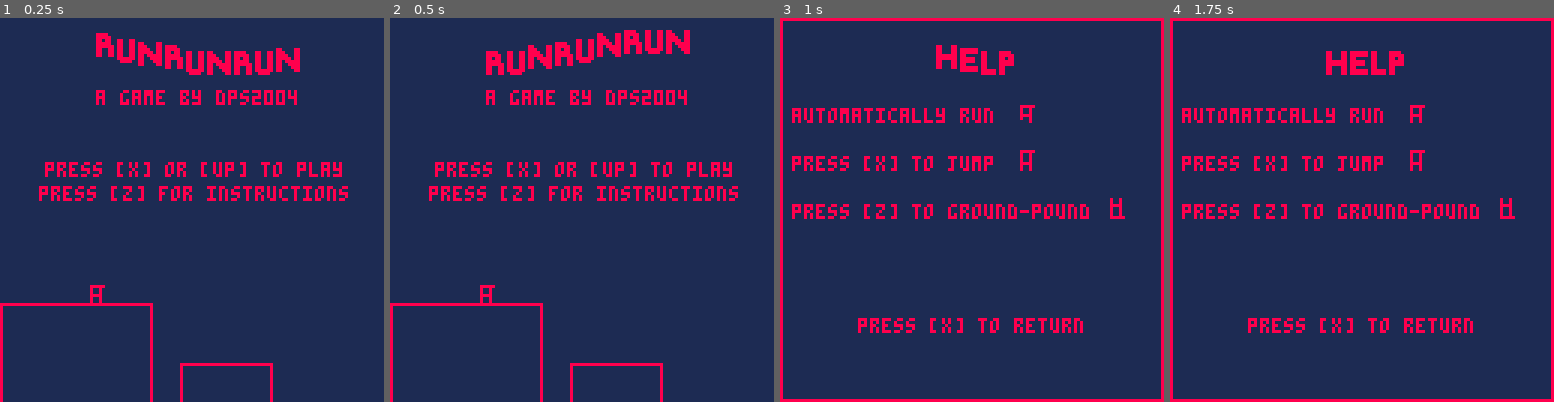
Above: before the commit, frames 1-4 (left to right).
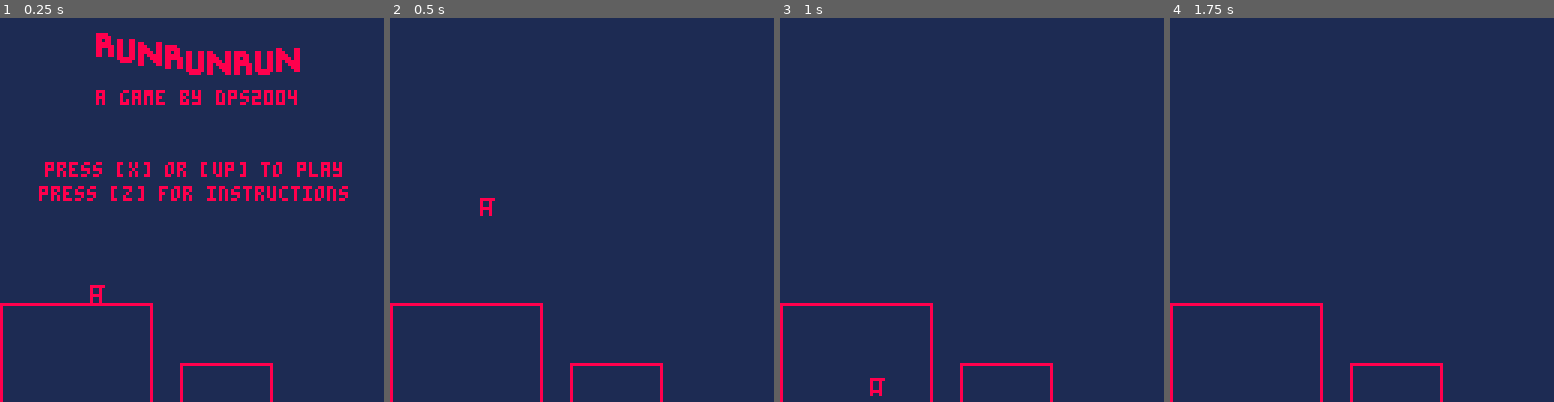
Above: after the commit, the same moments.

Repository: DPS2004/RUNRUNRUN
Game: PICO-8 cartridge runrunrun.p8
Two runs of this game, one before a commit and one after it. Both use one fixed random seed, a clock stepped at 60 frames per second and the inputs below.
Inputs:
- Up to frame 1 (0.25 s): no input
- Up to frame 2 (0.5 s): tap X (X key) at 0.33 s
- Up to frame 3 (1 s): tap O (Z key) at 0.7 s
- Up to frame 4 (1.75 s): tap X (X key) at 1.07 s; tap O (Z key) at 1.7 s

Frame 1 is identical in both runs. In frame 2, 5.6% of the frame differs, in the area x 10-91%, y 3-75%; in frame 3, 8.7%, in the area x 0-100%, y 0-100%; in frame 4, 8.6%.

Commit message:
basic jumping (and falling)

Diff:
--- a/runrunrun.p8
+++ b/runrunrun.p8
@@ -20,11 +20,11 @@
 	f5y = {0,0,0,3,2,2,3,0,3}
 	--gp
 	f6y = {6,6,6,0,2,2,0,6,4}
-	player = {x=30,y=94, sprlst = f0y, state = "title"}
+	player = {x=30,y=94, sprlst = f0y, state = "title", velocity = 0}
 	a = 0
 	blockx = {0,50,60,90}
 	blocky = {95, 115}
-	textkern = {7,9,7,9,7,7,7,9,6,7,9,9,9,9,6,8,6,6}
+	textkern = {7,9,7,9,7,7,7,9,6,7,9,9,9,9,6,8,6,7,6}
 	ta = 0
 	gamestate = "title"
 	statedelay = 10
@@ -55,6 +55,7 @@
 end
 
 function _update()
+	-- menus
 	if statedelay != 0 then
 		statedelay -= 1
 	end
@@ -63,6 +64,13 @@
 		if btn(4) and statedelay == 0 then
 			gamestate = "help"
 			statedelay = 10
+		elseif btn(5) or btn(2) then
+			if statedelay == 0 then
+				gamestate = "game"
+				player.state = "jump"
+				player.y +=1
+				player.velocity = 8
+			end
 		end
 	end
 	if gamestate == "help" then
@@ -72,11 +80,13 @@
 			statedelay = 10
 		end
 	end
-end
-
-function _draw()
-	-- handle animations.
-	if player.state == "run" then
+	-- game logic
+	if gamestate == "game" then
+		player.y -= player.velocity
+		player.velocity -= 01
+	end
+	-- player animations
+		if player.state == "run" then
 		a += 1
 		if a == 4 then
 			if player.sprlst == f1y then
@@ -88,11 +98,14 @@
 		end
 	end
 	if player.state == "jump" then
-		if player.sprlst == f1y or player.sprlst == f2y then
+		if player.sprlst == f1y or player.sprlst == f2y or player.sprlst == f0y then
 			player.sprlst = f3y
 		elseif player.sprlst == f3y then
 			player.sprlst = f4y
 		end
+		if player.velocity <= 3 and player.velocity >= -3 then
+			player.sprlst = f0y
+		end
 	end
 	if player.state == "title" then
 		player.sprlst = f0y
@@ -102,7 +115,10 @@
 		player.sprlst = f5y
 		player.state = "run"
 	end
-	-- end animations and draw scene
+end
+
+function _draw()
+	-- draw scene
 	cls(1)
 	if gamestate == "title" then
 		drawtext({6,7,8,6,7,8,6,7,8},32)
@@ -124,21 +140,154 @@
 		drawplayer(110,64,1,1,fx,f6y)
 		print("press [x] to return",26,100)
 	end
-end
-…(17 lines of a section not shown)…
+	if gamestate == "game" then
+		drawplayer(player.x,player.y,1,1,fx,player.sprlst)
+		drawblocks()
+	end
+end
+…(146 lines of a section not shown)…
Not shown, changed: 136 lines of the sprite sheet (__gfx__) section of runrunrun.p8
Not shown, changed: the thumbnail (__label__) section of runrunrun.p8
